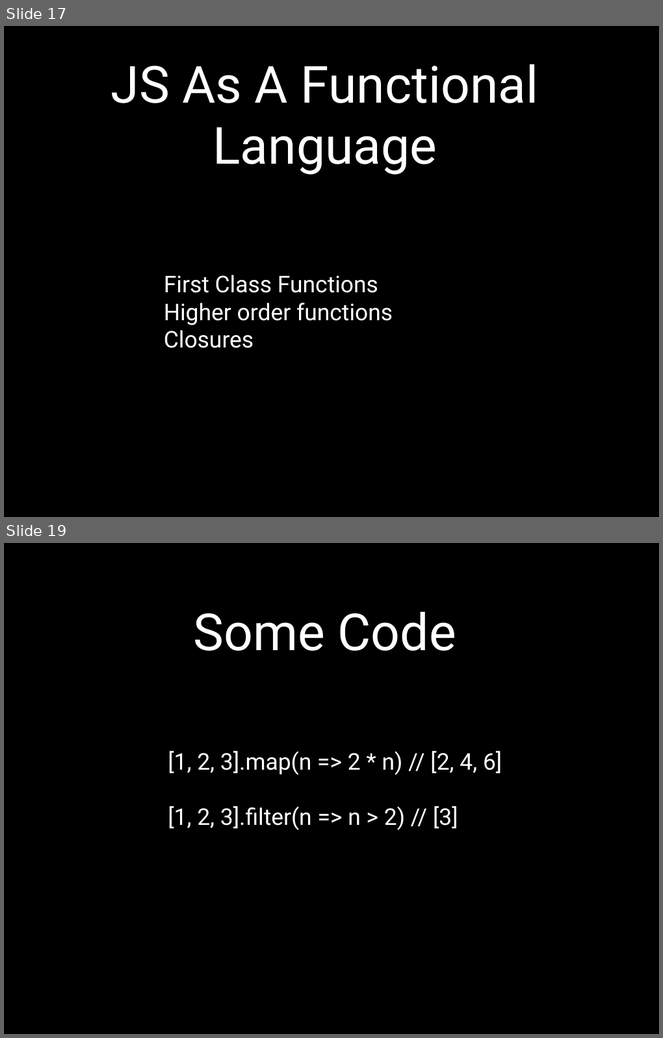
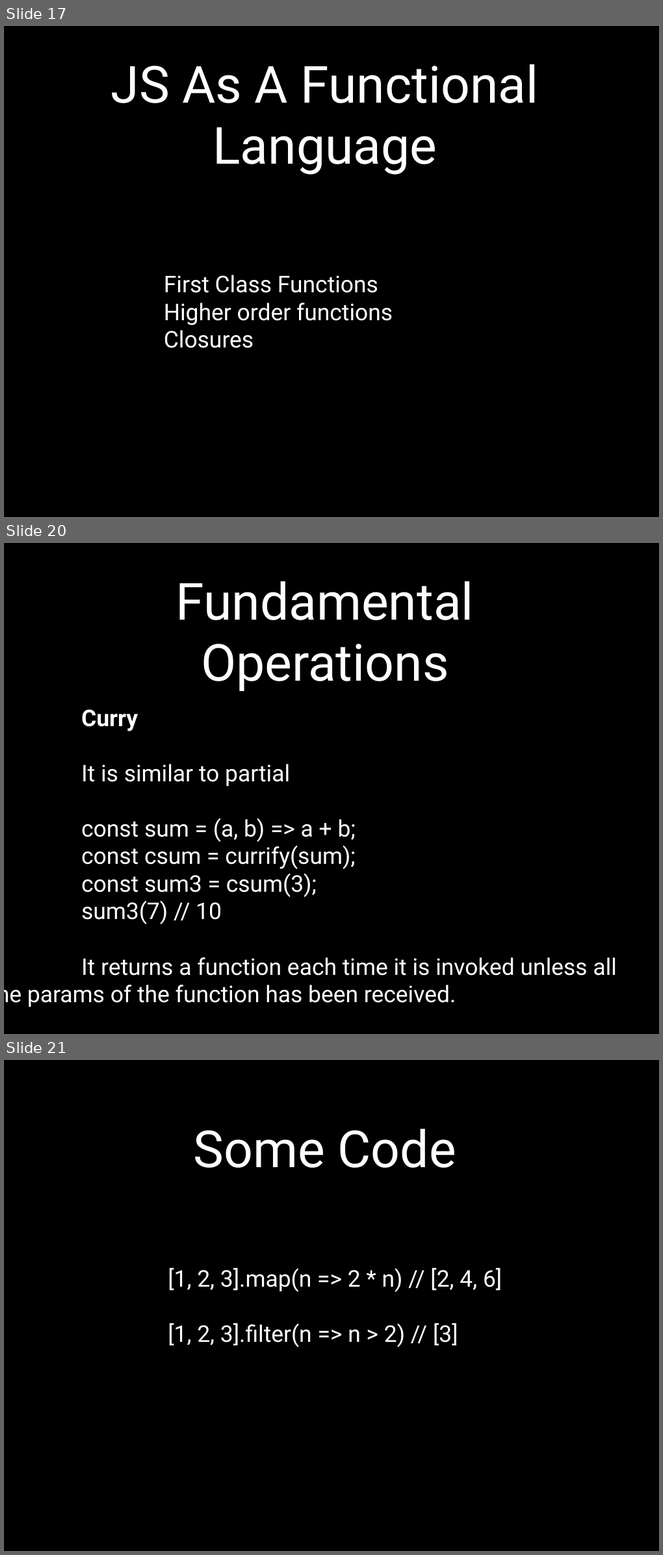
Before and after one commit to EduRomoGO/functional-js-lesson, a slide deck: FunctionalJs.pptx. Shown one above the other, each under a label of ours: slides 17 and 19 before the commit, slides 17, 20 and 21 after it; the slides between them are not shown. The pictures are 663x1038 and 663x1555 pixels, drawn with LibreOffice and Linux fonts; fonts in the diff are those of the drawing. Boxes give left, top, right and bottom in pixels: in the first picture for what was removed or moved away, otherwise in the second. Text is boxed around its words. In the diff, an @@ line names an element or a change of style, - is before the commit and + after.

```diff
--- a/FunctionalJs.pptx
+++ b/FunctionalJs.pptx
@@ slide 20 added at (x1=4, y1=543, x2=659, y2=1034), background #000000 @@
@@ title added at (x1=176, y1=581, x2=474, y2=691), 80 pt, text #FFFFFF @@
+Fundamental Operations
@@ text added at (x1=27, y1=709, x2=617, y2=1008), 36 pt, text #FFFFFF @@
+                Curry
+                It is similar to partial
+                const sum = (a, b) => a + b;
+                const csum = currify(sum);
+                const sum3 = csum(3);
+                sum3(7) // 10
+                It returns a function each time it is invoked unless all the params of the function has been received.
@@ what was slide 19 is now slide 21 @@
```
Also in this commit, not shown: 3 slides changed, 2 other slides added, 1 slide removed, 1 other file.
